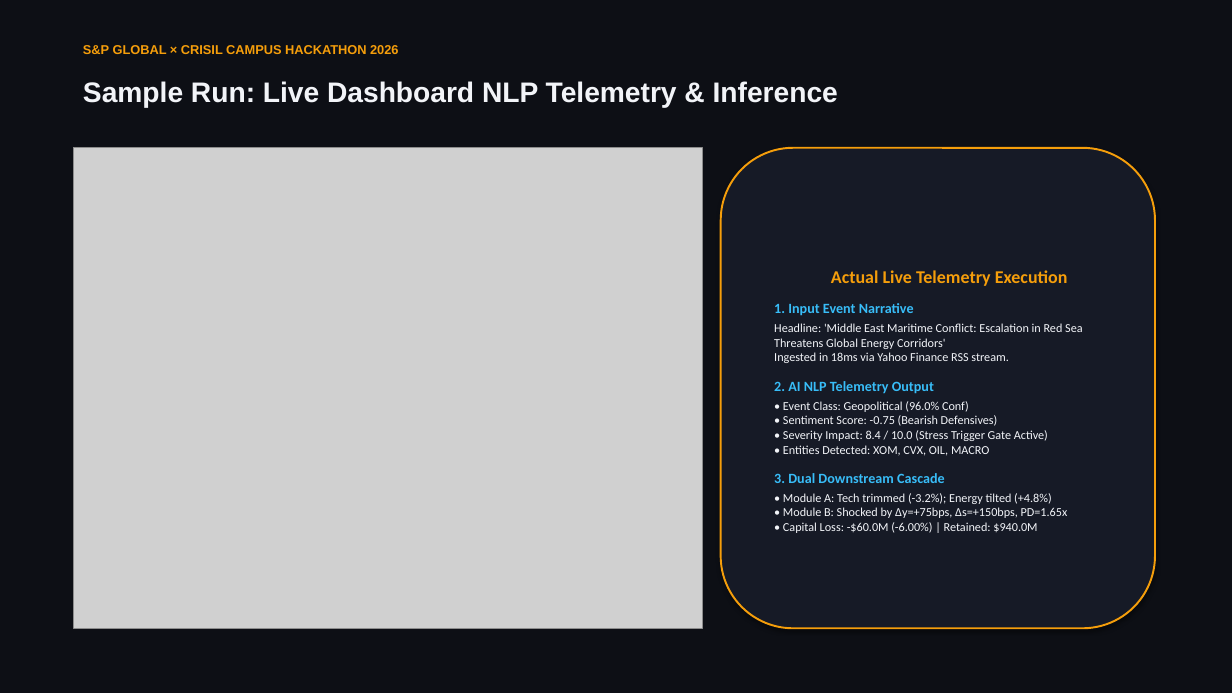
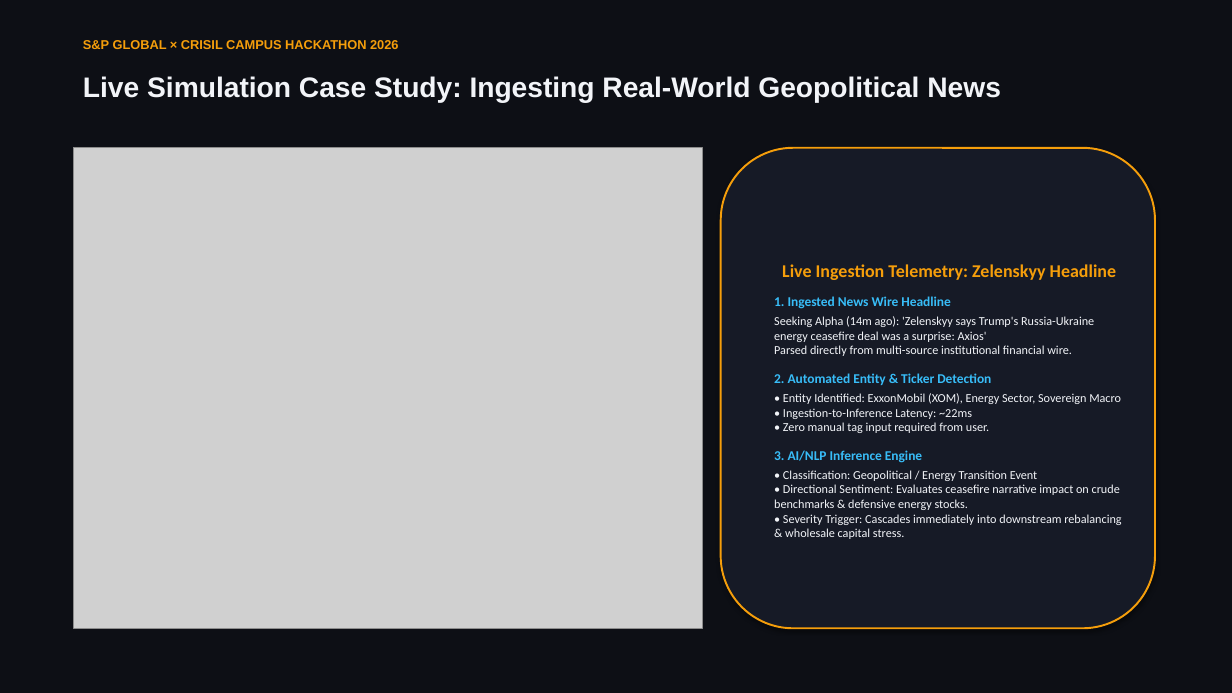
Before and after one commit to Vedant-Nalge/S-P-Crisil-Hackathon, a slide deck: slide 4 of docs/presentation.pptx. Drawn at 1232x693 pixels with LibreOffice and Linux fonts; fonts in the diff are those of the drawing; grey boxes stand for pictures. Boxes give left, top, right and bottom in pixels: in the first picture for what was removed or moved away, otherwise in the second. Text is boxed around its words. In the diff, an @@ line names an element or a change of style, - is before the commit and + after.

Commit message:
docs: add Zelenskyy geopolitical live simulation PowerPoint presentation deck with user dashboard screenshots

```diff
--- a/docs/presentation.pptx
+++ b/docs/presentation.pptx
@@ text "S&P GLOBAL × CRISIL CAMPUS ...": place and size @@
-text "S&P GLOBAL × CRISIL CAMPUS ..." at bbox=[83, 45, 398, 54]
+text "S&P GLOBAL × CRISIL CAMPUS ..." at bbox=[83, 40, 398, 49]
@@ text at bbox=[83, 76, 1001, 103]: text changed @@
-Sample Run: Live Dashboard NLP Telemetry & Inference
+Live Simulation Case Study: Ingesting Real-World Geopolitical News
@@ text in rounded rectangle at bbox=[774, 264, 1121, 539]: text changed @@
-Actual Live Telemetry Execution
-1. Input Event Narrative
-Headline: 'Middle East Maritime Conflict: Escalation in Red Sea Threatens Global Energy Corridors'
-Ingested in 18ms via Yahoo Finance RSS stream.
-2. AI NLP Telemetry Output
-• Event Class: Geopolitical (96.0% Conf)
-• Sentiment Score: -0.75 (Bearish Defensives)
-• Severity Impact: 8.4 / 10.0 (Stress Trigger Gate Active)
-• Entities Detected: XOM, CVX, OIL, MACRO
-3. Dual Downstream Cascade
-• Module A: Tech trimmed (-3.2%); Energy tilted (+4.8%)
-• Module B: Shocked by Δy=+75bps, Δs=+150bps, PD=1.65x
-• Capital Loss: -$60.0M (-6.00%) | Retained: $940.0M
+Live Ingestion Telemetry: Zelenskyy Headline
+1. Ingested News Wire Headline
+Seeking Alpha (14m ago): 'Zelenskyy says Trump's Russia-Ukraine energy ceasefire deal was a surprise: Axios'
+Parsed directly from multi-source institutional financial wire.
+2. Automated Entity & Ticker Detection
+• Entity Identified: ExxonMobil (XOM), Energy Sector, Sovereign Macro
+• Ingestion-to-Inference Latency: ~22ms
+• Zero manual tag input required from user.
+3. AI/NLP Inference Engine
+• Classification: Geopolitical / Energy Transition Event
+• Directional Sentiment: Evaluates ceasefire narrative impact on crude benchmarks & defensive energy stocks.
+• Severity Trigger: Cascades immediately into downstream rebalancing & wholesale capital stress.
```
Also in this commit, not shown: 6 other slides changed, 6 other files.
